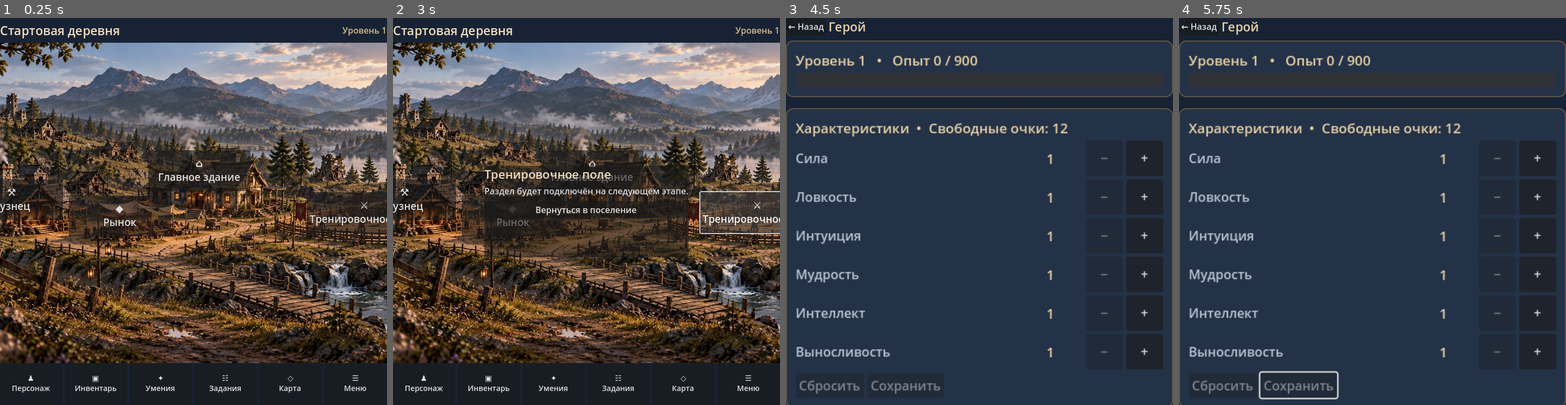
Above: before the commit, frames 1-4 (left to right).
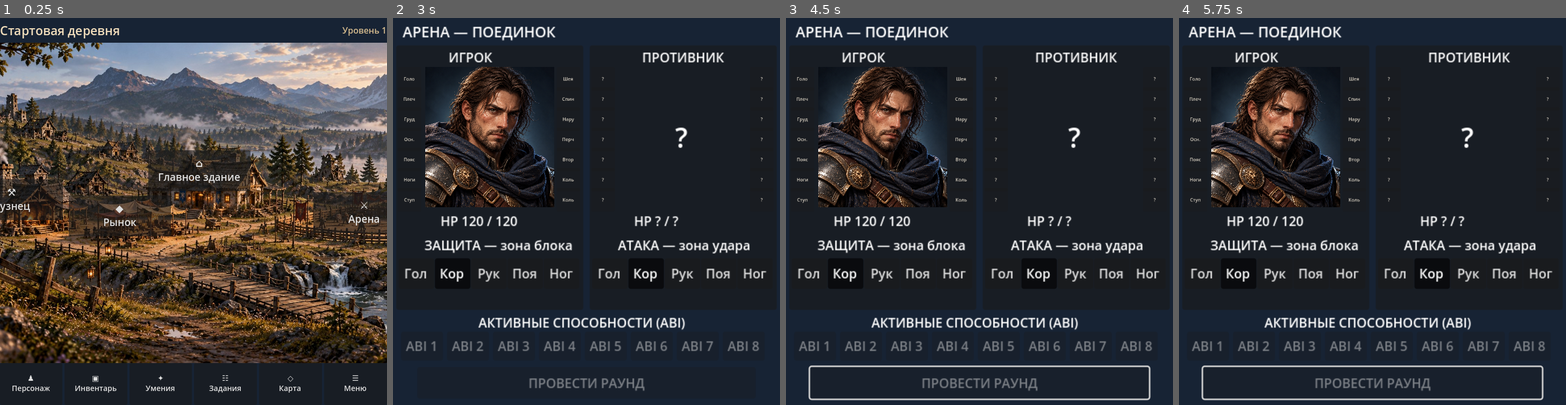
Above: after the commit, the same moments.

Repository: Archoniou1987/Battle-of-Artheon
Game: Godot game, scene res://scenes/main/main.tscn
Two runs of this game, one before a commit and one after it. Both use one fixed random seed, a clock stepped at 60 frames per second and the inputs below.
Inputs (mouse positions are in pixels of both pictures, inside the frame that each line leads up to):
- Up to frame 1 (0.25 s): no input
- Up to frame 2 (3 s): click "⚒ Кузнец" at 0.5 s; click "◆ Рынок" at 1.25 s; click "⌂ Главное здание" at 2 s; click (756, 211) at 2.75 s, where only the run before the commit has a clickable "⚔ Тренировочное поле"
- Up to frame 3 (4.5 s): click (1149, 211) at 3.5 s, where only the run after the commit has a clickable "⚔ Арена"; click "♟ Персонаж" at 4.25 s
- Up to frame 4 (5.75 s): click "▣ Инвентарь" at 5 s

The runs differ from the first frame. In frame 1, 0.3% of the frame differs, in the area x 79-100%, y 45-56%; in frame 2, 71%, in the area x 0-100%, y 2-97%; in frame 3, 67%; in frame 4, 67%.

Commit message:
Open arena UI from main village arena service

Diff:
--- a/scenes/main/main.gd
+++ b/scenes/main/main.gd
@@ -14,7 +14,7 @@
 	{"name": "Кузнец", "symbol": "⚒", "position": Vector2(0.18, 0.49)},
 	{"name": "Рынок", "symbol": "◆", "position": Vector2(0.37, 0.54)},
 	{"name": "Главное здание", "symbol": "⌂", "position": Vector2(0.51, 0.40)},
-	{"name": "Тренировочное поле", "symbol": "⚔", "position": Vector2(0.80, 0.53)}
+	{"name": "Арена", "symbol": "⚔", "position": Vector2(0.80, 0.53)}
 ]
 const NAVIGATION := [
 	{"name": "Персонаж", "symbol": "♟"},
@@ -42,6 +42,7 @@
 var player_character: CharacterState
 var character_screen: CharacterScreen
 var inventory_screen: InventoryScreen
+var arena_screen: ArenaScreen
 var item_repository: ItemRepository
 var landscape_nav: HBoxContainer
 
@@ -244,7 +245,20 @@
 	inventory_screen.refresh()
 
 
+func _open_arena_screen() -> void:
+	if arena_screen == null:
+		arena_screen = ArenaScreen.new(player_character, item_repository)
+		arena_screen.name = "ArenaScreen"
+		add_child(arena_screen)
+		arena_screen.back_requested.connect(func() -> void: arena_screen.visible = false)
+	arena_screen.visible = true
+	arena_screen.refresh()
+
+
 func _open_panel(section: String) -> void:
+	if section == "Арена":
+		_open_arena_screen()
+		return
 	if section == "Инвентарь":
 		_open_inventory_screen()
 		return
